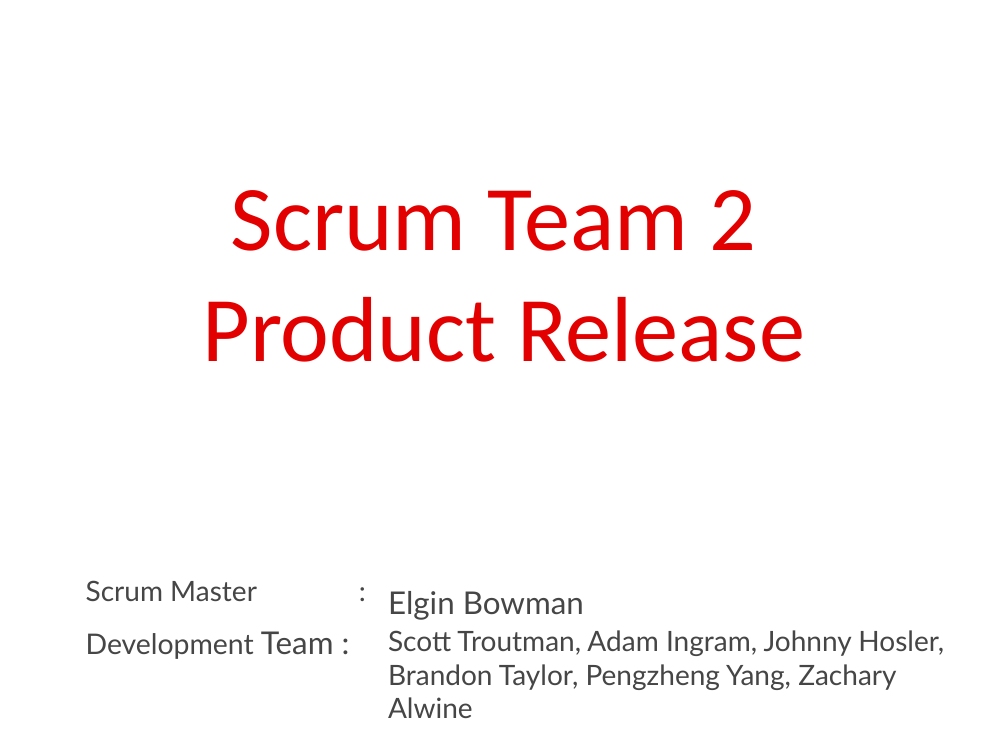
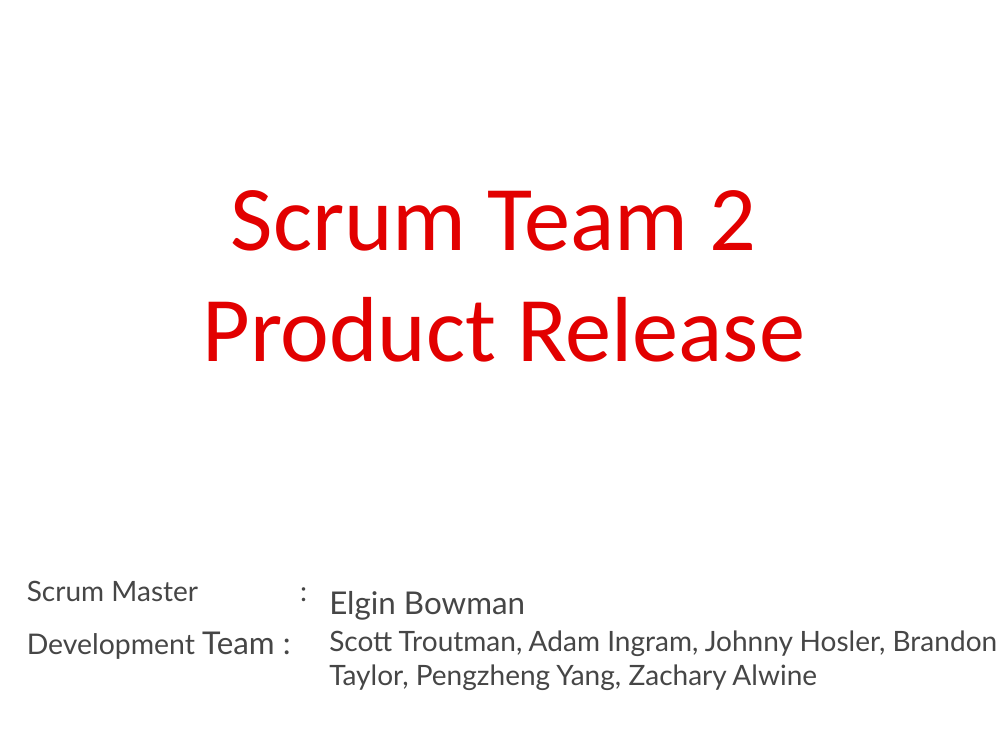
Before and after one commit to SpacemanRiff/spring-semester-project, a slide deck: slide 1 of resources/PowerPoints/Product Release.pptx. Drawn at 1008x756 pixels with LibreOffice and Linux fonts; fonts in the diff are those of the drawing; background and template pictures are left out. Boxes give left, top, right and bottom in pixels: in the first picture for what was removed or moved away, otherwise in the second. Text is boxed around its words. In the diff, an @@ line names an element or a change of style, - is before the commit and + after.

Commit message:
Format Title Slide

```diff
--- a/resources/PowerPoints/Product Release.pptx
+++ b/resources/PowerPoints/Product Release.pptx
@@ 2 texts, 1 subtitle: place and size @@
-2 texts, 1 subtitle at [86,580,584,659]
+2 texts, 1 subtitle at [27,580,525,659]
@@ text "Scott Troutman, Adam Ingram, Johnny ..." rewrapped from [388,630,944,718] to [329,630,998,690] @@
```
